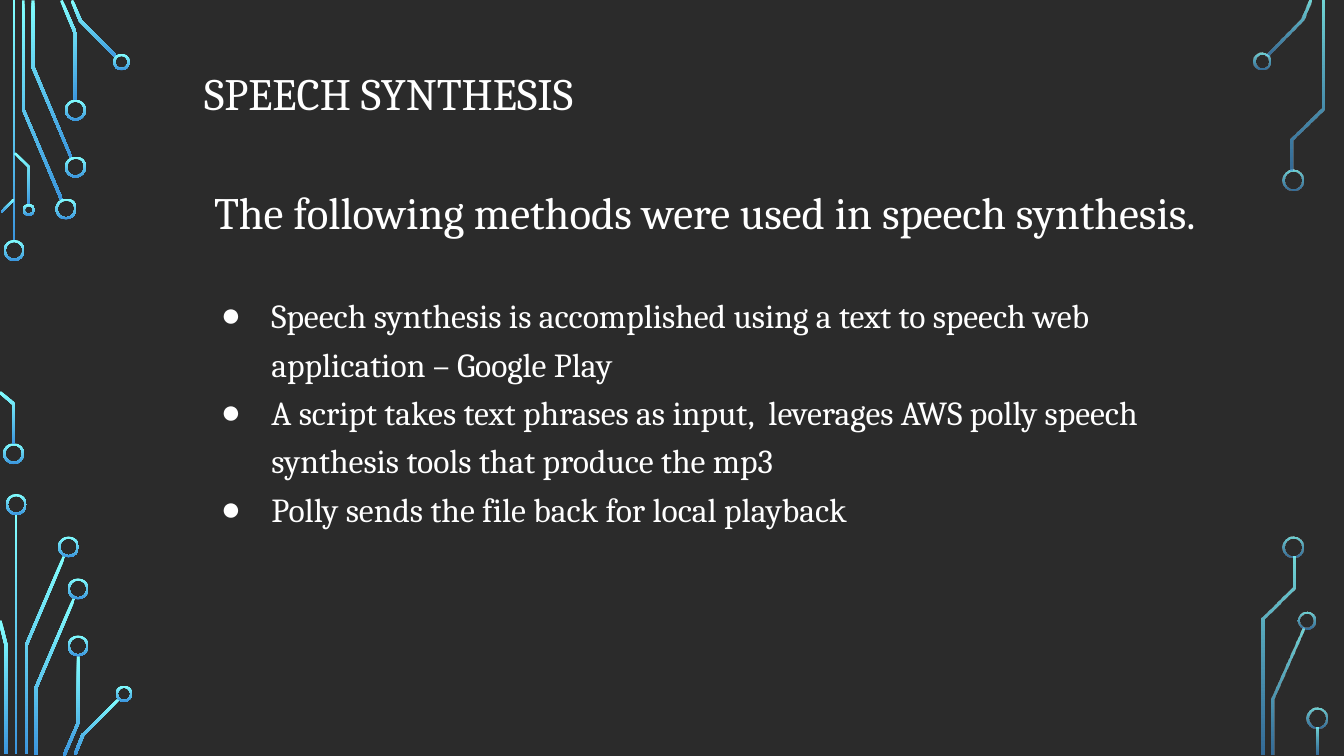
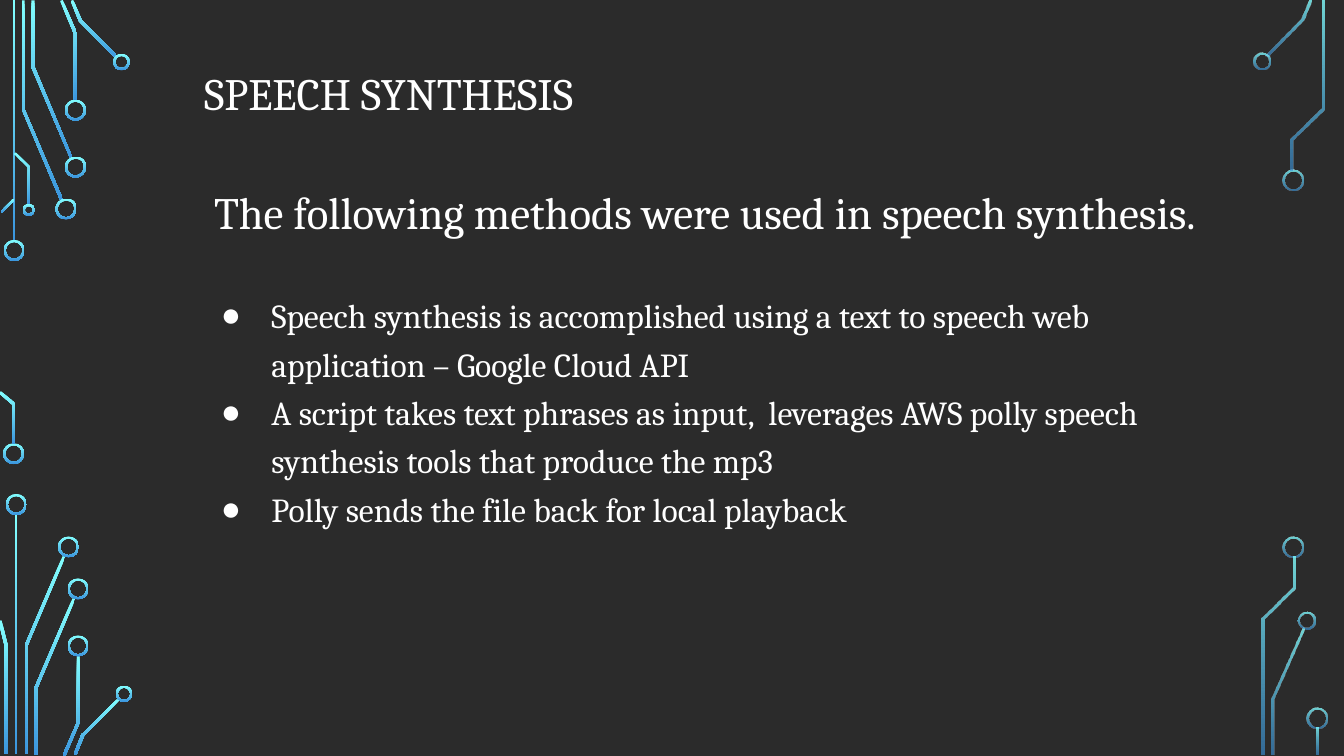
Before and after one commit to DrFoz/ECE478, a slide deck: slide 3 of ECE478_Einstein_Turtlebot_Team6_Project_1/Einstein_Turtlebot_Presentaion.pptx (slide 4 before the commit). Drawn at 1344x756 pixels with LibreOffice and Linux fonts; fonts in the diff are those of the drawing; background and template pictures are left out; a plain dark background stands for a picture behind light text. Boxes give left, top, right and bottom in pixels: in the first picture for what was removed or moved away, otherwise in the second. Text is boxed around its words. In the diff, an @@ line names an element or a change of style, - is before the commit and + after.

```diff
--- a/ECE478_Einstein_Turtlebot_Team6_Project_1/Einstein_Turtlebot_Presentaion.pptx
+++ b/ECE478_Einstein_Turtlebot_Team6_Project_1/Einstein_Turtlebot_Presentaion.pptx
@@ text at (271, 304, 1089, 385): text changed @@
-● Speech synthesis is accomplished using a text to speech web application – Google Play
+● Speech synthesis is accomplished using a text to speech web application – Google Cloud API
```
Also in this commit, not shown: 3 other slides changed, 1 slide removed.
